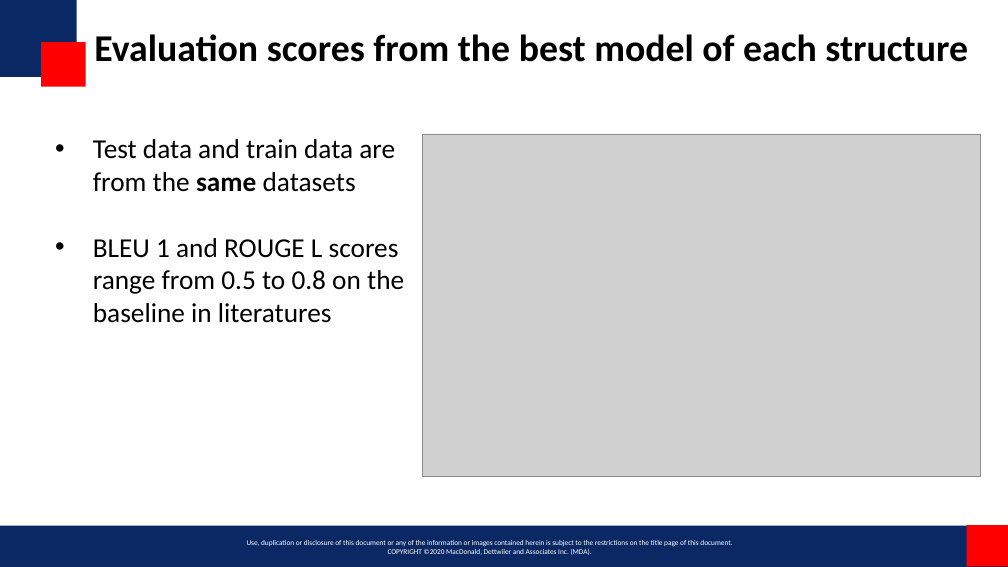
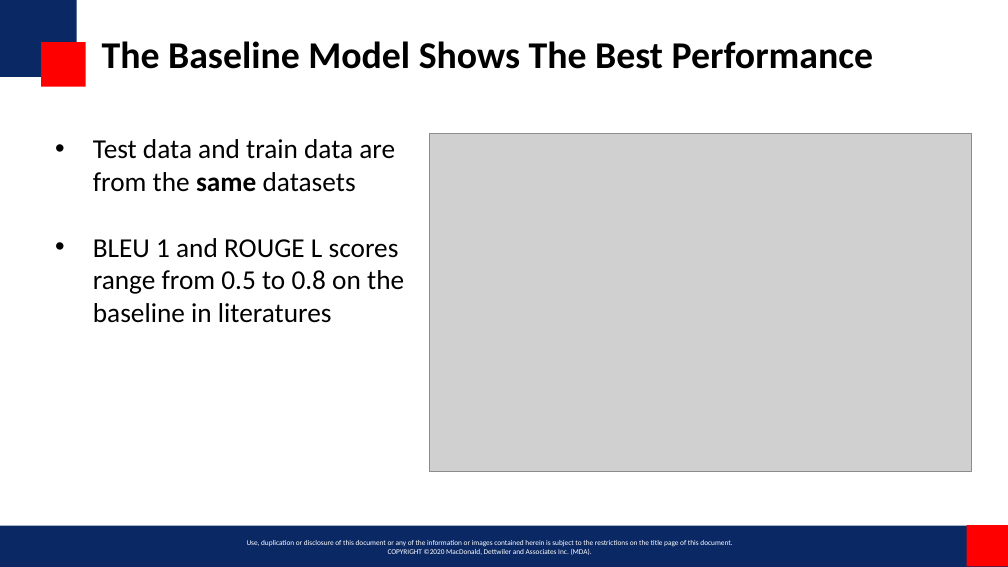
Before and after one commit to miketianchen/MDA_image_captioning, a slide deck: slide 12 of docs/final_presentation.pptx. Drawn at 1008x567 pixels with LibreOffice and Linux fonts; fonts in the diff are those of the drawing; grey boxes stand for pictures; background and template pictures are left out. Boxes give left, top, right and bottom in pixels: in the first picture for what was removed or moved away, otherwise in the second. Text is boxed around its words. In the diff, an @@ line names an element or a change of style, - is before the commit and + after.

```diff
--- a/docs/final_presentation.pptx
+++ b/docs/final_presentation.pptx
@@ title at (102, 41, 874, 69): text changed @@
-Evaluation scores from the best model of each structure
+The Baseline Model Shows The Best Performance
@@ picture: place and size @@
-picture at (423, 134, 981, 476)
+picture at (430, 133, 972, 471)
```
Also in this commit, not shown: 5 other slides changed, 1 other file.
